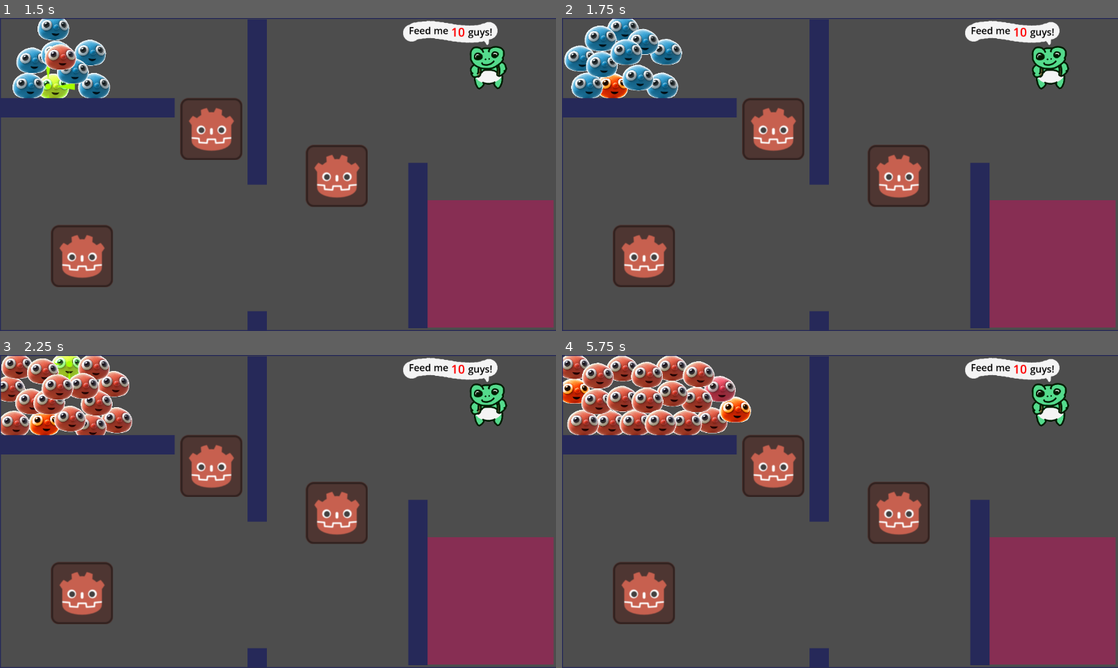
Above: before the commit, frames 1-4 (two rows, left to right).
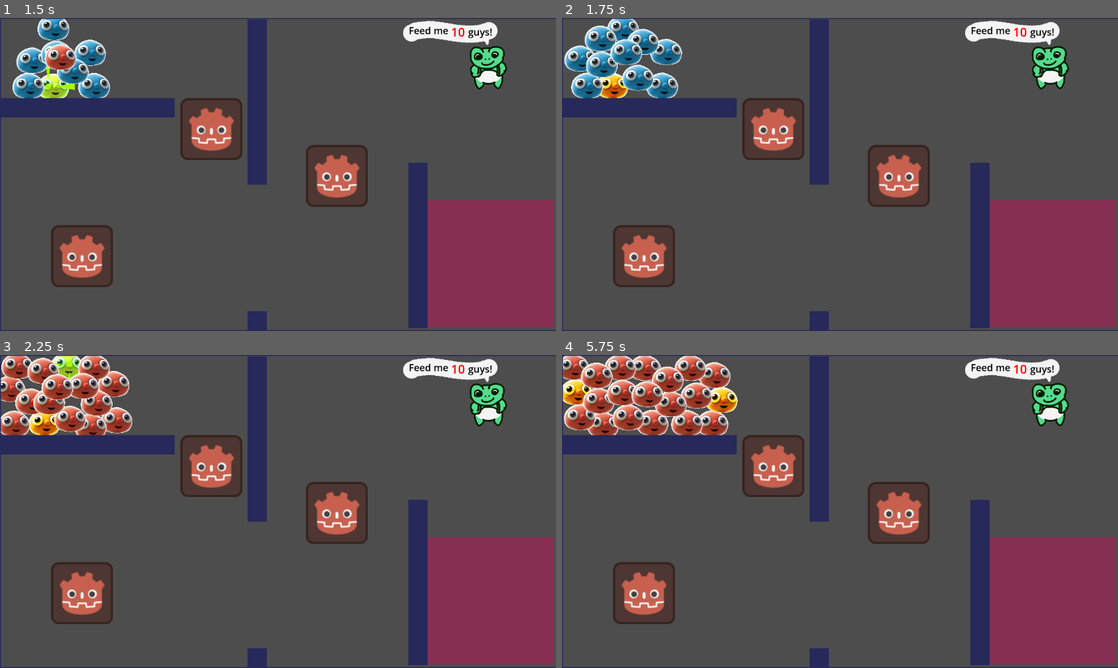
Above: after the commit, the same moments.

Repository: Joseph-Cloud/LittleGuysTheVisualExperience
Game: Godot game, scene res://Menu/Scenes/Main_menu.tscn
The game is run twice, just before and just after one commit, with the same random seed, the same clock (stepped at 60 frames per second) and the same inputs. The engine's default icon, where the game draws it, is replaced by a stand-in: a white triangle on a blue panel in a dark square.
Inputs (mouse positions are in pixels of both pictures, inside the frame that each line leads up to):
- Up to frame 1 (1.5 s): click "Play" at 0.5 s; move the mouse to (61, 86) at 1.27 s; hold Space (command_guys_stop) from 1.28 s (still down); click (61, 86) at 1.42 s
- Up to frame 2 (1.75 s): keep holding Space (command_guys_stop)
- Up to frame 3 (2.25 s): move the mouse to (66, 364) at 2.02 s; release Space (command_guys_stop) at 2.03 s; tap Shift (hold_select_multiple_guys) at 2.1 s; click (66, 364) at 2.17 s
- Up to frame 4 (5.75 s): move the mouse to (573, 423) at 2.77 s; hold Space (command_guys_stop) 2.78-3.53 s; click (573, 423) at 2.92 s; move the mouse to (706, 423) at 3.52 s; tap Shift (hold_select_multiple_guys) at 3.6, 5.1 s; click (706, 423) at 3.67 s; move the mouse to (573, 392) at 4.27 s; hold Space (command_guys_stop) 4.28-5.03 s; click (573, 392) at 4.42 s; move the mouse to (723, 398) at 5.02 s; click (723, 398) at 5.17 s

Frame 1 is identical in both runs. In frame 2, 0.2% of the frame differs, in the area x 7-12%, y 18-26%; in frame 3, 0.4%; in frame 4, 6.1%, in the area x 0-34%, y 0-26%.

Commit message:
Aiming and state fixes. New SHOT sprite.

Diff:
--- a/Scripts/LittleGuys/little_guy.gd
+++ b/Scripts/LittleGuys/little_guy.gd
@@ -41,7 +41,7 @@
 
 func get_shot():
 	status = SHOT
-	sprite_2d.texture = load("res://Assets/hotterguy.png")
+	sprite_2d.texture = load("res://Assets/shotter_guy.png")
 	aiming_reticle.hide()
 	shot_timer.start()
 	set_collision_mask_value(1, false)
@@ -78,20 +78,20 @@
 		else:
 			velocity = (mouse_position - position).normalized() * moving_speed
 
+	elif status == STOPPED:
+		velocity = Vector2.ZERO
+
 	# Hold left mouse button to be AIMING a shot!
 	elif status == AIMING:
 		if Input.is_mouse_button_pressed(MOUSE_BUTTON_LEFT):
 			cursor_pos = -1 * (mouse_position - position).clamp(-max_shot_distance, max_shot_distance) * reticle_distance_multiplier
 			aiming_reticle.position = cursor_pos
+			velocity = Vector2.ZERO
 
 		# Release left mouse while AIMING to fire a SHOT
 		elif not Input.is_mouse_button_pressed(MOUSE_BUTTON_LEFT):
 			get_shot()
 			velocity = -1 * (mouse_position - position).clamp(-max_shot_distance, max_shot_distance) * shot_speed_multiplier
-
-	# Stop moving if AIMING / STOPPED
-	elif status == AIMING or status == STOPPED:
-		velocity = Vector2.ZERO
 
 	# Finally, do physics
 	move_and_slide()
@@ -112,7 +112,7 @@
 
 # Turn pink on mouse hover
 func _on_mouse_entered():
-	if status != SHOT:
+	if status != SHOT and status != AIMING:
 		sprite_2d.texture = load("res://Assets/selectguy.png")
 
 	# If holding SHIFT, allow painting multiple guys into AIMING mode with left click
Binary file added: Assets/shotter_guy.png
Not shown, added: Assets/shotter_guy.png.import
